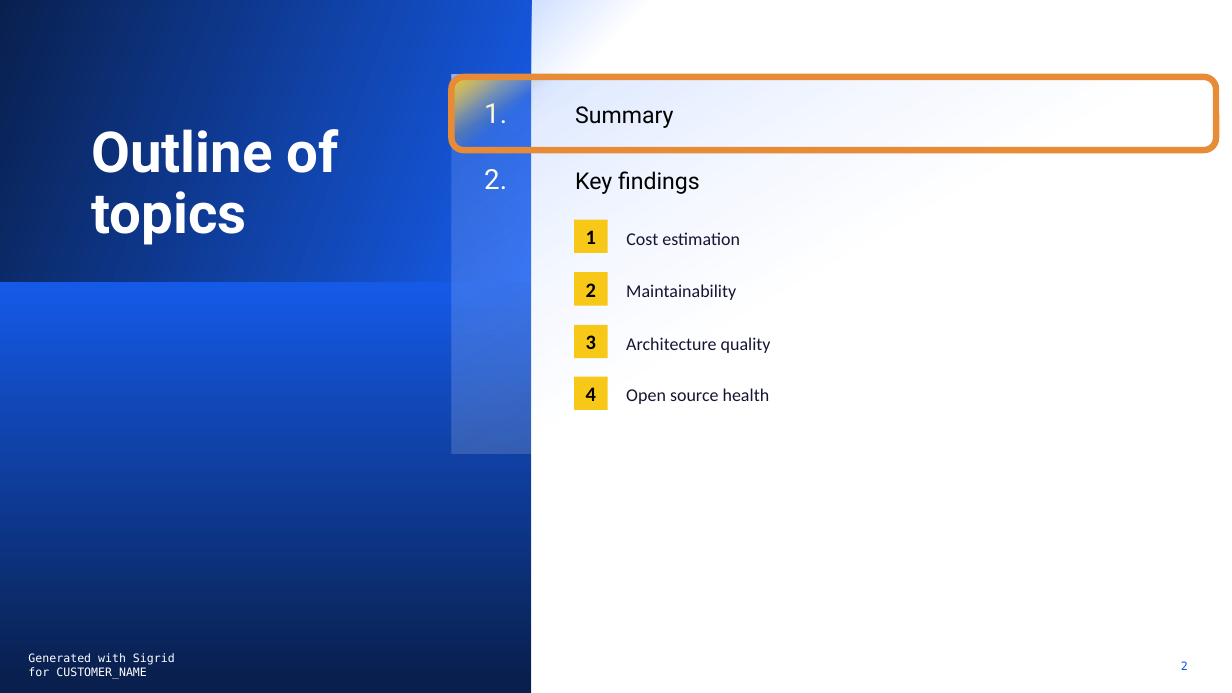
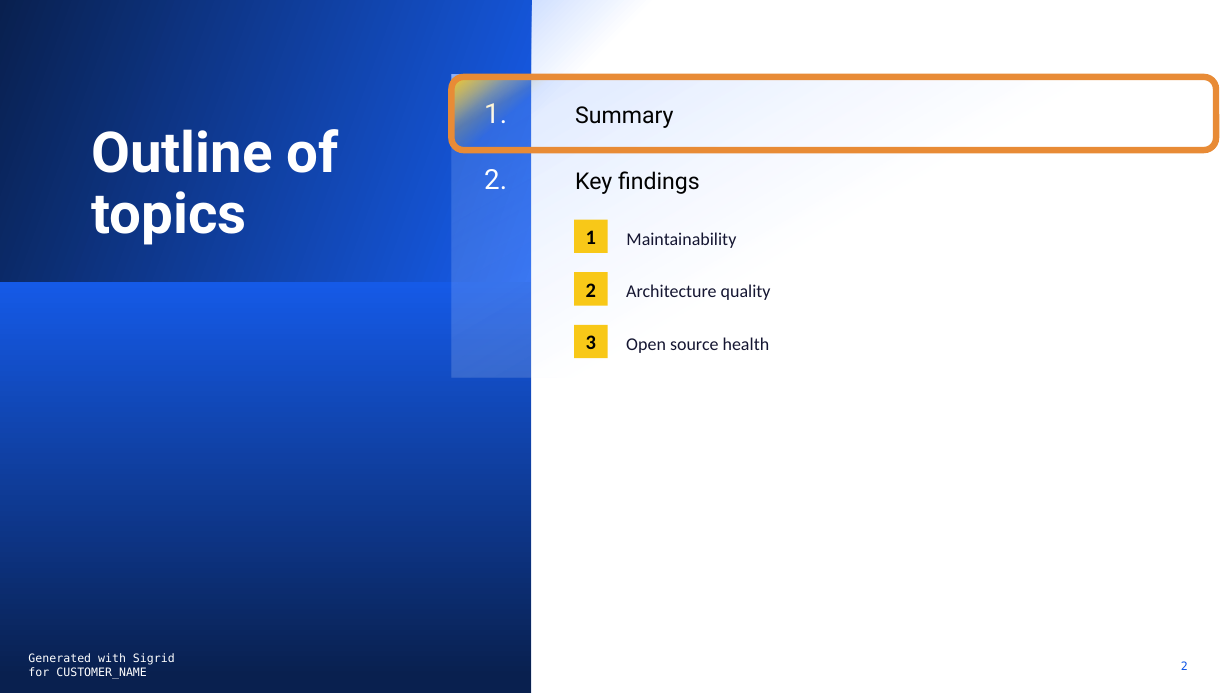
Before and after one commit to Software-Improvement-Group/sigrid-report-generator, a slide deck: slide 2 of src/report_generator/presets/templates/system-summary.pptx. Drawn at 1232x693 pixels with LibreOffice and Linux fonts; fonts in the diff are those of the drawing; background and template pictures are left out. Boxes give left, top, right and bottom in pixels: in the first picture for what was removed or moved away, otherwise in the second. Text is boxed around its words. In the diff, an @@ line names an element or a change of style, - is before the commit and + after.

Commit message:
Remove CEM slides

```diff
--- a/src/report_generator/presets/templates/system-summary.pptx
+++ b/src/report_generator/presets/templates/system-summary.pptx
@@ text "Summary": place and size @@
-text "Summary" at [452, 75, 1169, 454]
+text "Summary" at [452, 75, 1169, 378]
@@ text removed at [626, 232, 740, 245] @@
-Cost estimation
@@ 3 texts: place and size @@
-3 texts at [626, 284, 771, 404]
+3 texts at [626, 232, 771, 353]
@@ rectangle removed at [574, 377, 607, 410] @@
-4
```
Also in this commit, not shown: 2 other slides changed, 2 slides removed, 6 other files.
